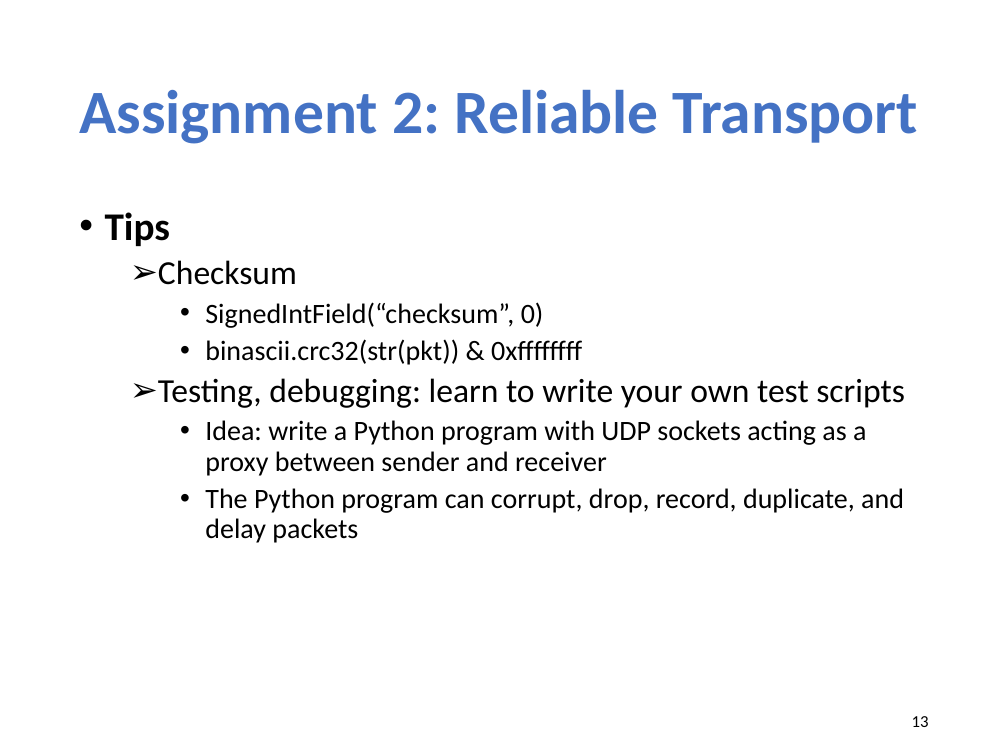
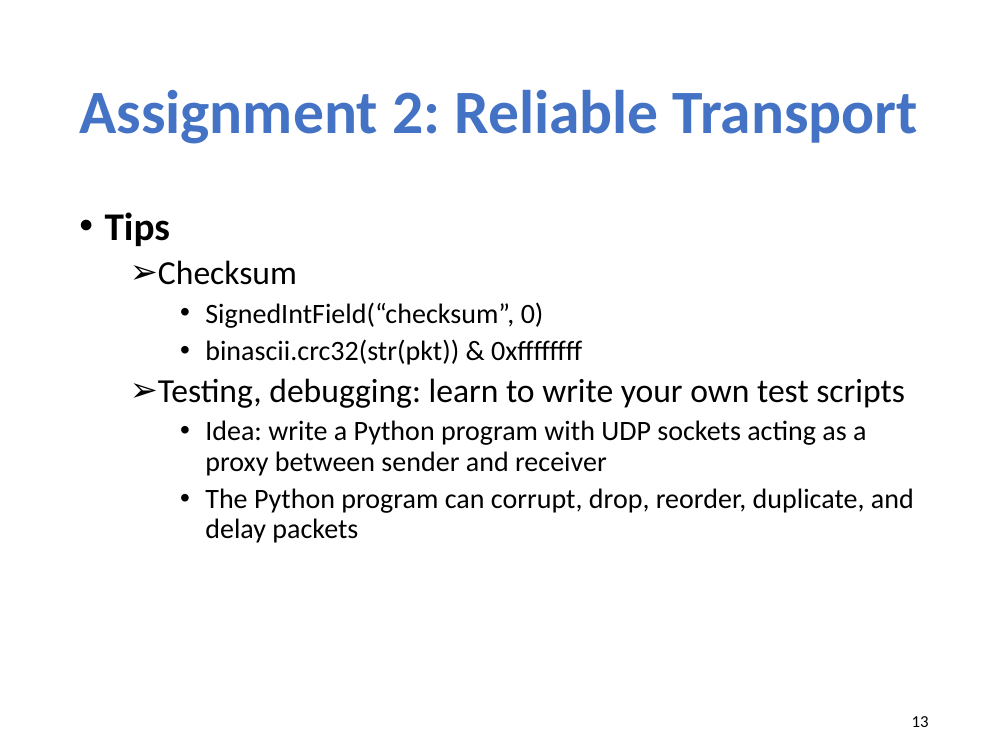
Before and after one commit to xinjin/course-net, a slide deck: slide 13 of slides/lec07_tcp.pptx. Drawn at 1008x756 pixels with LibreOffice and Linux fonts; fonts in the diff are those of the drawing. Boxes give left, top, right and bottom in pixels: in the first picture for what was removed or moved away, otherwise in the second. Text is boxed around its words. In the diff, an @@ line names an element or a change of style, - is before the commit and + after.

```diff
--- a/slides/lec07_tcp.pptx
+++ b/slides/lec07_tcp.pptx
@@ text at (x1=205, y1=488, x2=914, y2=543): text changed @@
-    • The Python program can corrupt, drop, record, duplicate, and delay packets
+    • The Python program can corrupt, drop, reorder, duplicate, and delay packets
```
Also in this commit, not shown: 7 other slides changed, 1 slide added, 1 other file.
